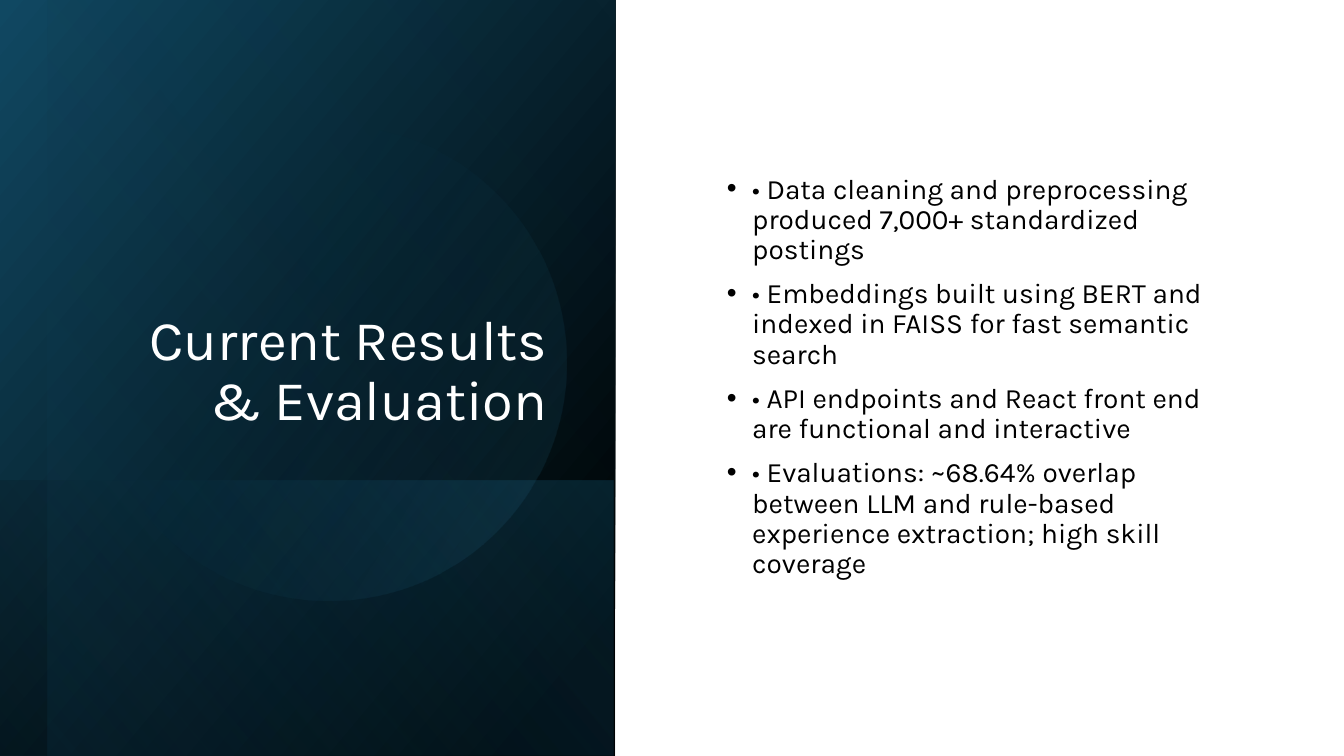
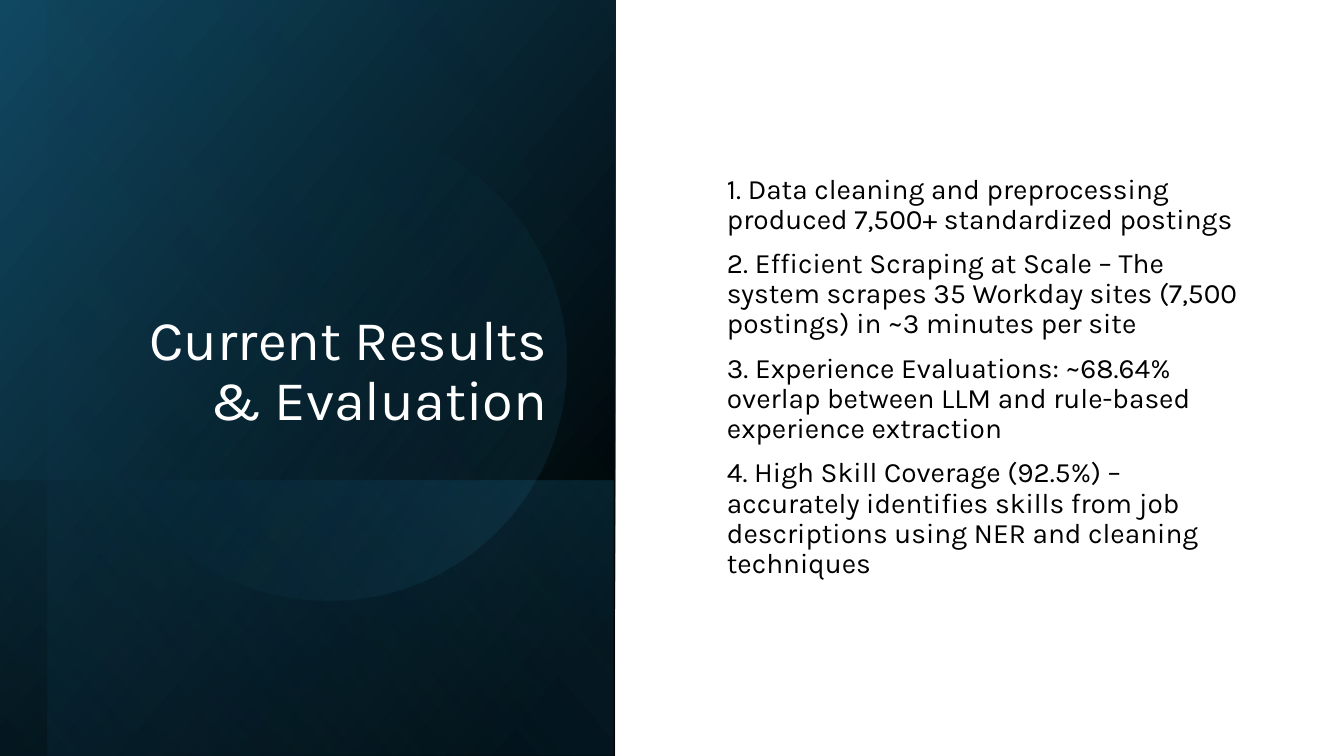
Before and after one commit to ShouravRakshit/JobHunter, a slide deck: slide 8 of JobHunter/JobHunter_Presentation.pptx. Drawn at 1344x756 pixels with LibreOffice and Linux fonts; fonts in the diff are those of the drawing. Boxes give left, top, right and bottom in pixels: in the first picture for what was removed or moved away, otherwise in the second. Text is boxed around its words. In the diff, an @@ line names an element or a change of style, - is before the commit and + after.

Commit message:
changed the ppt a little bit

```diff
--- a/JobHunter/JobHunter_Presentation.pptx
+++ b/JobHunter/JobHunter_Presentation.pptx
@@ text at box(727, 179, 1237, 580): text changed @@
-• • Data cleaning and preprocessing produced 7,000+ standardized postings
-• • Embeddings built using BERT and indexed in FAISS for fast semantic search
-• • API endpoints and React front end are functional and interactive
-• • Evaluations: ~68.64% overlap between LLM and rule-based experience extraction; high skill coverage
+1. Data cleaning and preprocessing produced 7,500+ standardized postings
+2. Efficient Scraping at Scale – The system scrapes 35 Workday sites (7,500 postings) in ~3 minutes per site
+3. Experience Evaluations: ~68.64% overlap between LLM and rule-based experience extraction
+4. High Skill Coverage (92.5%) – accurately identifies skills from job descriptions using NER and cleaning techniques
```
Also in this commit, not shown: 8 other slides changed, 2 slides added, 1 slide removed.
